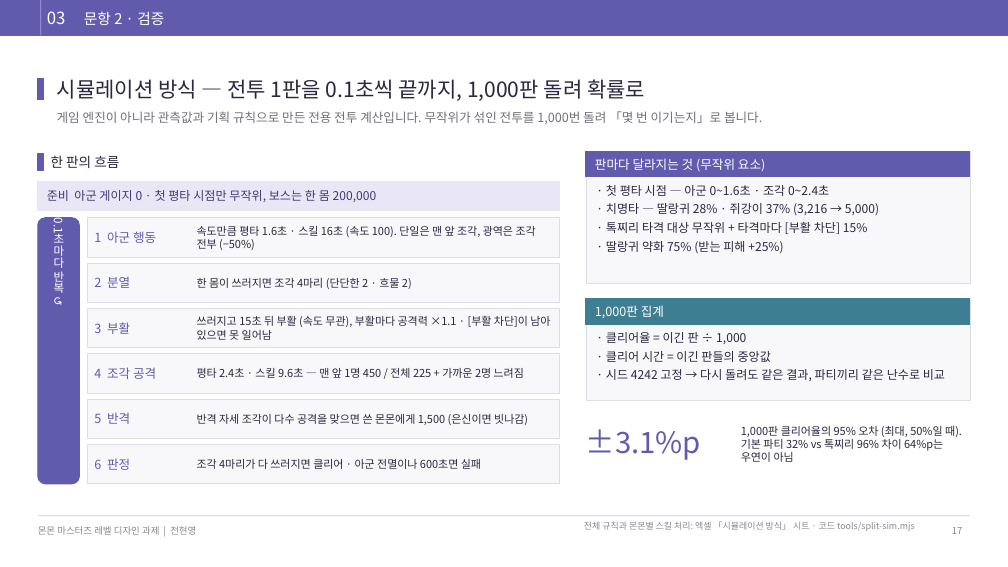
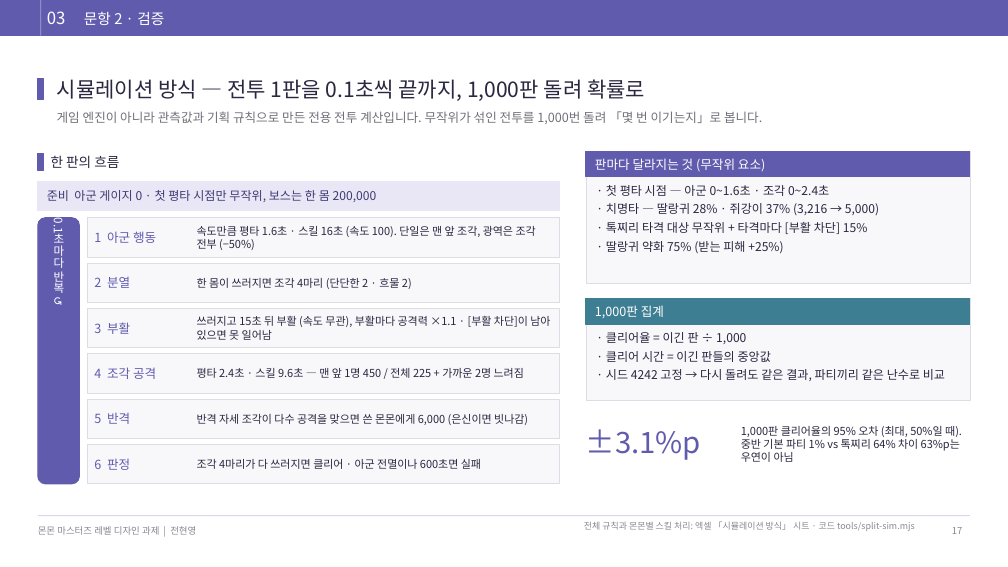
Before and after one commit to junhy96/MonMonCombat, a slide deck: slide 17 of docs/deck/monmon-assignment-draft.pptx. Drawn at 1008x567 pixels with LibreOffice and Linux fonts; fonts in the diff are those of the drawing. Boxes give left, top, right and bottom in pixels: in the first picture for what was removed or moved away, otherwise in the second. Text is boxed around its words. In the diff, an @@ line names an element or a change of style, - is before the commit and + after.

```diff
--- a/docs/deck/monmon-assignment-draft.pptx
+++ b/docs/deck/monmon-assignment-draft.pptx
@@ text at <box>197,414,528,425</box>: text changed @@
-반격 자세 조각이 다수 공격을 맞으면 쓴 몬몬에게 1,500 (은신이면 빗나감)
+반격 자세 조각이 다수 공격을 맞으면 쓴 몬몬에게 6,000 (은신이면 빗나감)
@@ text at <box>741,426,962,462</box>: text changed @@
-1,000판 클리어율의 95% 오차 (최대, 50%일 때). 기본 파티 32% vs 톡찌리 96% 차이 64%p는 우연이 아님
+1,000판 클리어율의 95% 오차 (최대, 50%일 때). 중반 기본 파티 1% vs 톡찌리 64% 차이 63%p는 우연이 아님
```
Also in this commit, not shown: 17 other slides changed, 32 other files.
